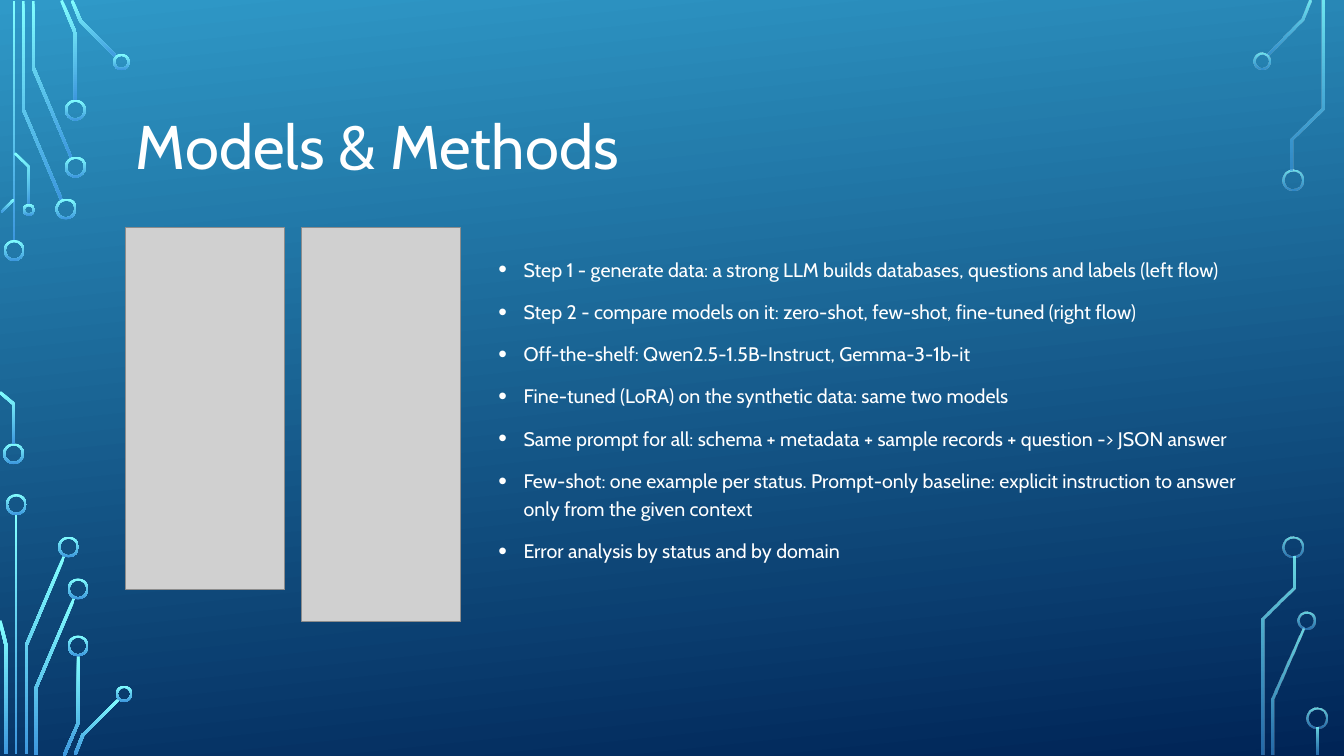
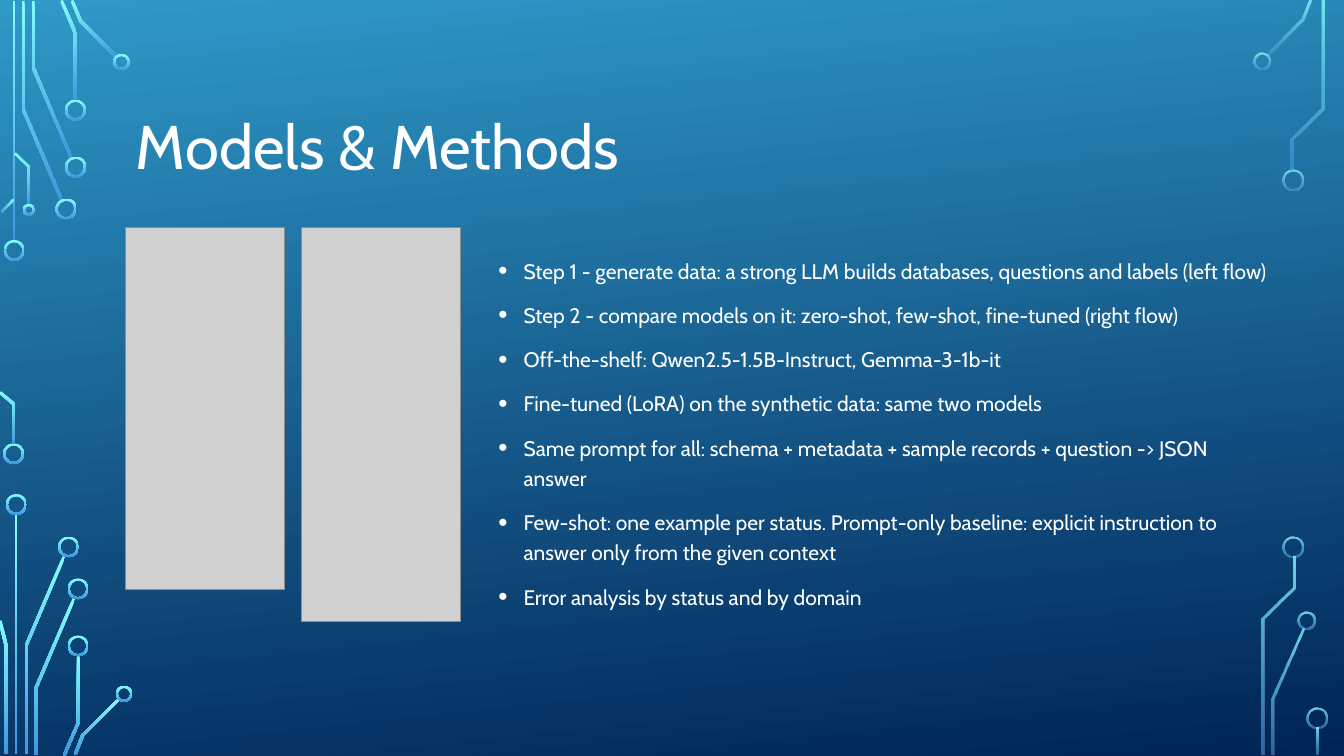
Before and after one commit to ofirbuch-minervaxr/information-sufficiency-unfamiliar-databases, a slide deck: slide 6 of Slides/Information Sufficiency in Unfamiliar Databases.pptx. Drawn at 1344x756 pixels with LibreOffice and Linux fonts; fonts in the diff are those of the drawing; grey boxes stand for pictures; background and template pictures are left out. Boxes give left, top, right and bottom in pixels: in the first picture for what was removed or moved away, otherwise in the second. Text is boxed around its words. In the diff, an @@ line names an element or a change of style, - is before the commit and + after.

```diff
--- a/Slides/Information Sufficiency in Unfamiliar Databases.pptx
+++ b/Slides/Information Sufficiency in Unfamiliar Databases.pptx
@@ text "Step 1 - generate data: ..." at <box>524,263,1266,610</box>: size 14 to 15 pt @@
```
Also in this commit, not shown: 4 other slides changed, 2 other files.
